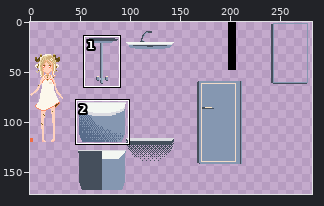
Two states of a pixel-art file, core/resource/world/bedroom/walls.aseprite. The first picture is a wide view before the edit; the outline marks the close-up.
Close-up. Old version:
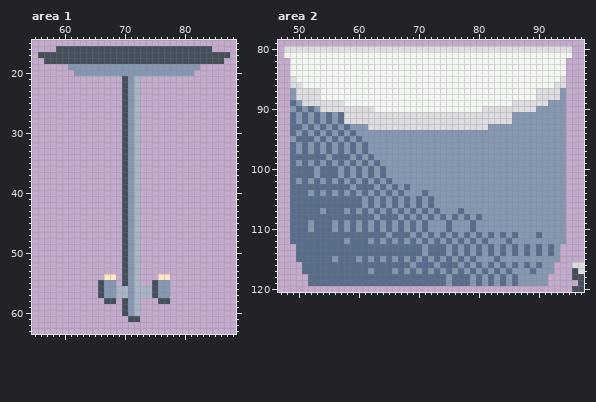
512x512 pixels, 1 frame. Colours within 5 levels of each other are drawn and written as one. Shown: area 1: x 55..88, y 15..63; area 2: x 47..97, y 79..120. The wide view leaves out empty margins. The commit also changed other parts of the picture, which this record leaves out.
The same view after the edit:
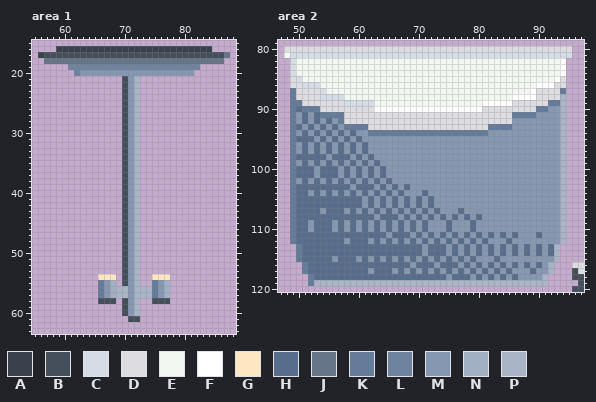
Palette (. is transparent): A #39414c  B #454f5c  C #d6dce5  D #dcdce1  E #f3f7f2  F #ffffff  G #fee6c3  H #586c8b  J #657486  K #657b9a  L #6e83a0  M #8597b1  N #a2b0c3  P #a9b5c7
Diff:
Changed rows in their new state; - is an unchanged pixel.
Area 1:
first column x 56:
16 ---AAAAAAAAAAAAAAAAAAAAAAAAAA---
17 A------------------------------J
18 -JJJJJJJJJJJJJJJJJJJJJJJJJJJJJJ-
19 -----LLLLLLLLLLLLLLLLLLLLLL-----
20 ------L-------------------------
first column x 66:
54 G--------G--
55 K-N------K-N
56 K-N------K-N
57 K-N------K-N
58 B--------B--
Area 2:
first column x 49:
 81 CCCCCCCCCCCCCCCCCCCCCCCCCCCCCCCCCCCCCCCCCCCCCCC
 82 C--------------------------------------------F-
 83 C--------------------------------------------F-
 84 C--------------------------------------------F-
 85 -C------------------------------------------F--
 86 --CCC------------------------------------FFF---
 87 K----C----------------------------------F----K-
 88 K----CCCC----------------------------FFFF----P-
 89 KK-------CCCCC------------------FFFFF------KKP-
 90 K-KKK---------FFFFFFFFFFFFFFFFFF---------KK--P-
 91 K----KKKK----------------------------KKKK----P-
 92 K-------K------------------------------------P-
 93 K--------KKKK--------------------KKKK--------P-
 94 K------------KKKKKKKKKKKKKKKKKKKK------------P-
 95 K--------------------------------------------P-
 96 K--------------------------------------------P-
 97 K--------------------------------------------P-
 98 K--------------------------------------------P-
 99 K--------------------------------------------P-
100 K--------------------------------------------P-
101 K--------------------------------------------P-
102 K--------------------------------------------P-
103 K--------------------------------------------P-
104 K--------------------------------------------P-
105 K--------------------------------------------P-
106 K--------------------------------------------P-
107 K--------------------------------------------P-
108 K--------------------------------------------P-
109 K--------------------------------------------P-
110 K--------------------------------------------P-
111 K--------------------------------------------P-
112 K--------------------------------------------P-
113 -K------------------------------------------P--
114 -K------------------------------------------P--
115 -K------------------------------------------P--
116 --K----------------------------------------P---
117 --K----------------------------------------P---
118 ---K--------------------------------------P----
119 ---KPPPPPPPPPPPPPPPPPPPPPPPPPPPPPPPPPPPPPPP----
